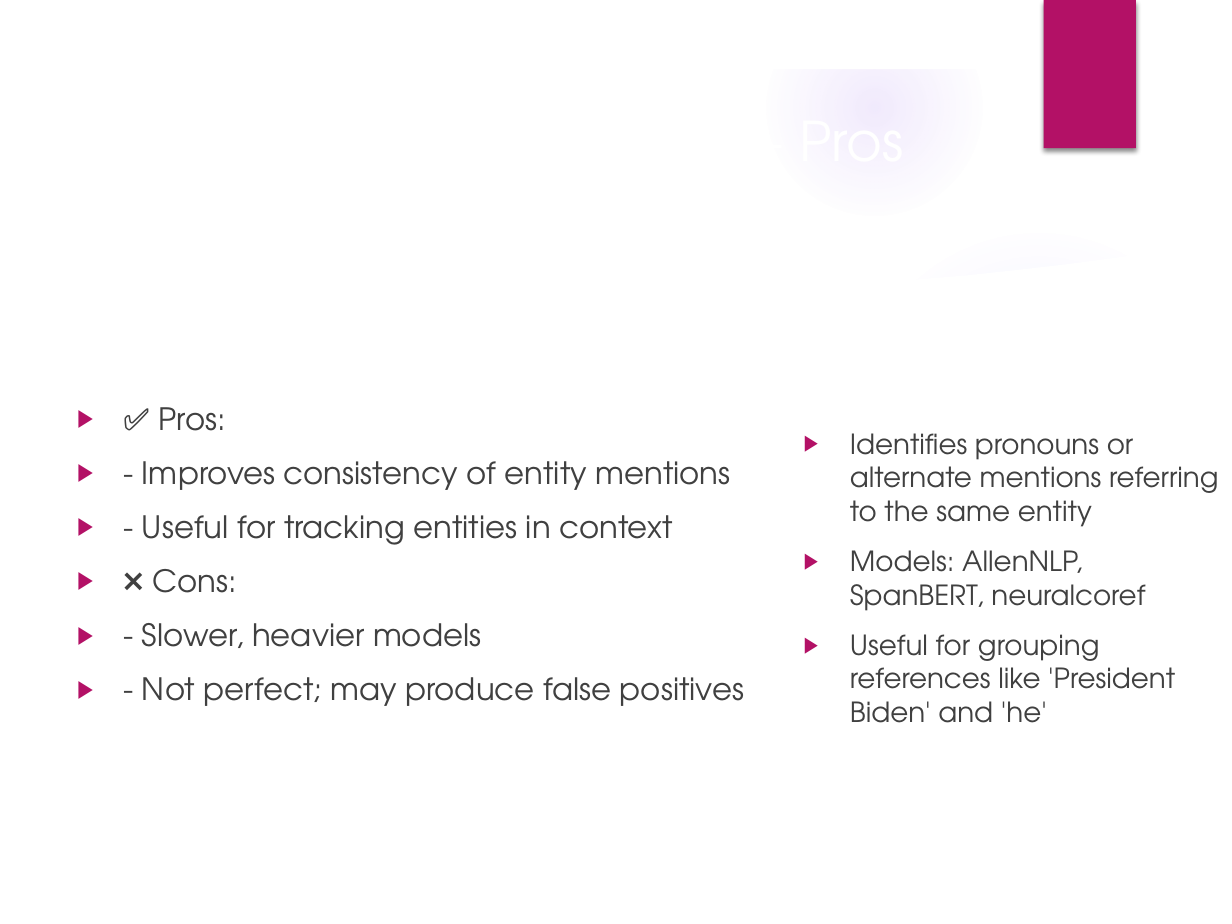
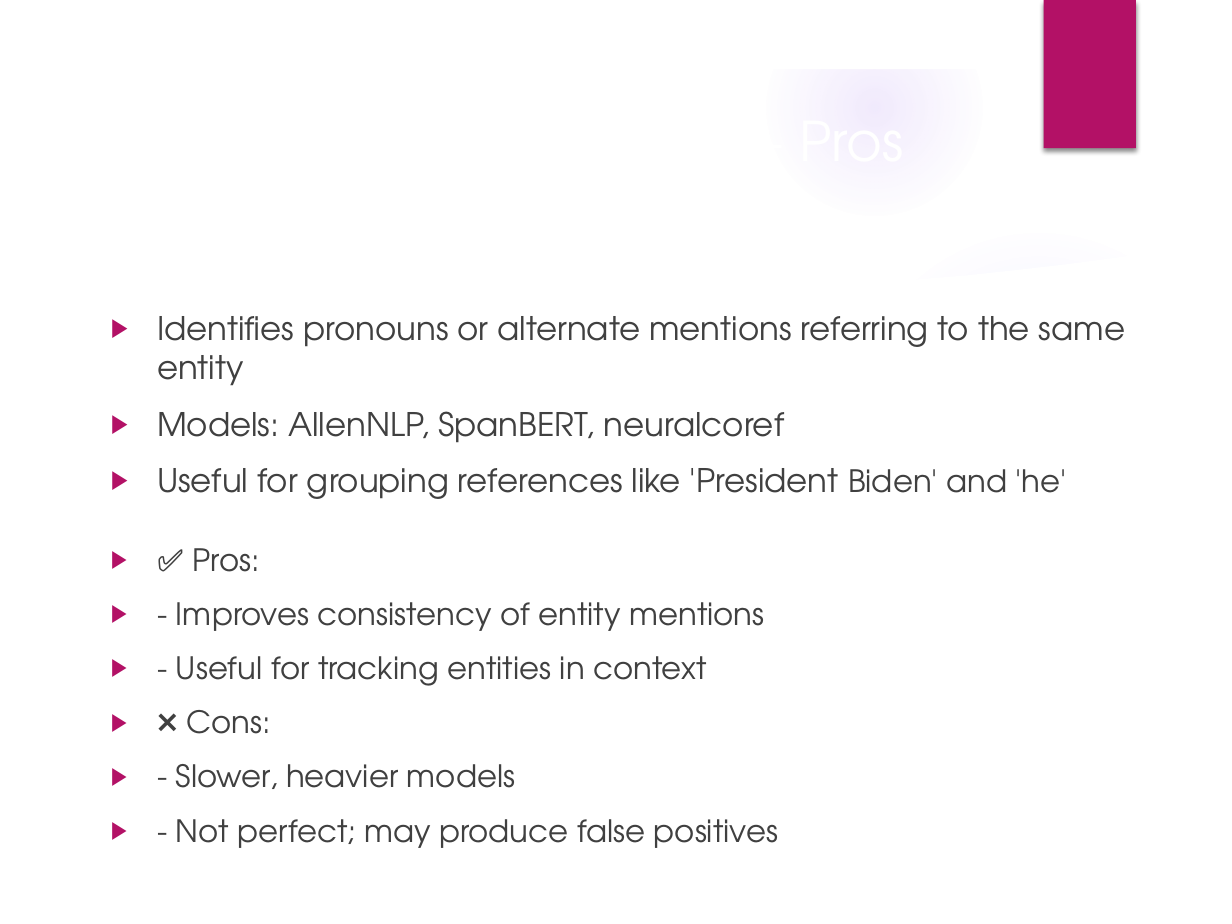
Before and after one commit to ChooseAddress2024/DBS, a slide deck: slide 4 of DBS_Assessment_Final.pptx. Drawn at 1232x924 pixels with LibreOffice and Linux fonts; fonts in the diff are those of the drawing; background and template pictures are left out. Boxes give left, top, right and bottom in pixels: in the first picture for what was removed or moved away, otherwise in the second. Text is boxed around its words. In the diff, an @@ line names an element or a change of style, - is before the commit and + after.

```diff
--- a/DBS_Assessment_Final.pptx
+++ b/DBS_Assessment_Final.pptx
@@ text "Identifies pronouns or alternate mentions ..." moved from (x1=850, y1=433, x2=1219, y2=723) to (x1=157, y1=316, x2=1125, y2=499) @@
@@ text "Identifies pronouns or alternate mentions ..." at (x1=157, y1=316, x2=1125, y2=499): size 16.2 to 19 pt; size 16.2 to 18 pt in "Biden' and 'he'" @@
@@ text "✅ Pros:" moved from (x1=142, y1=461, x2=744, y2=706) to (x1=176, y1=602, x2=778, y2=848) @@
```
Also in this commit, not shown: 1 other slide changed, 3 other files.
